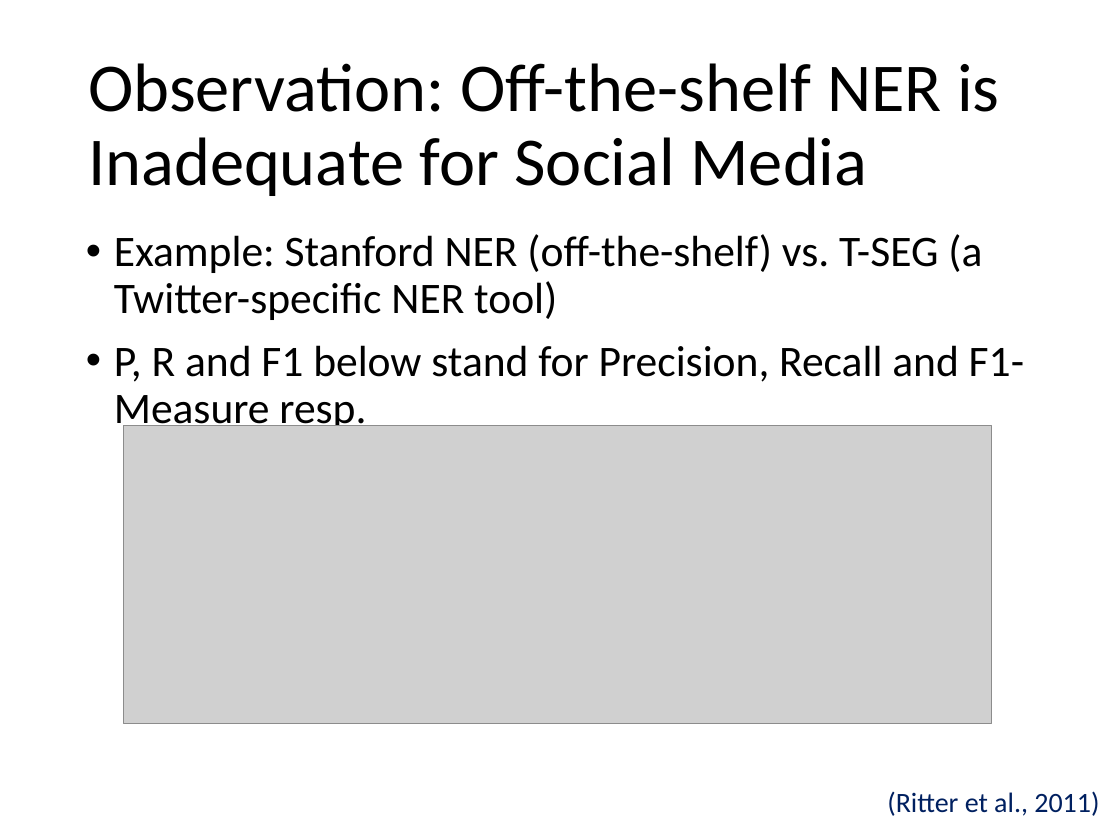
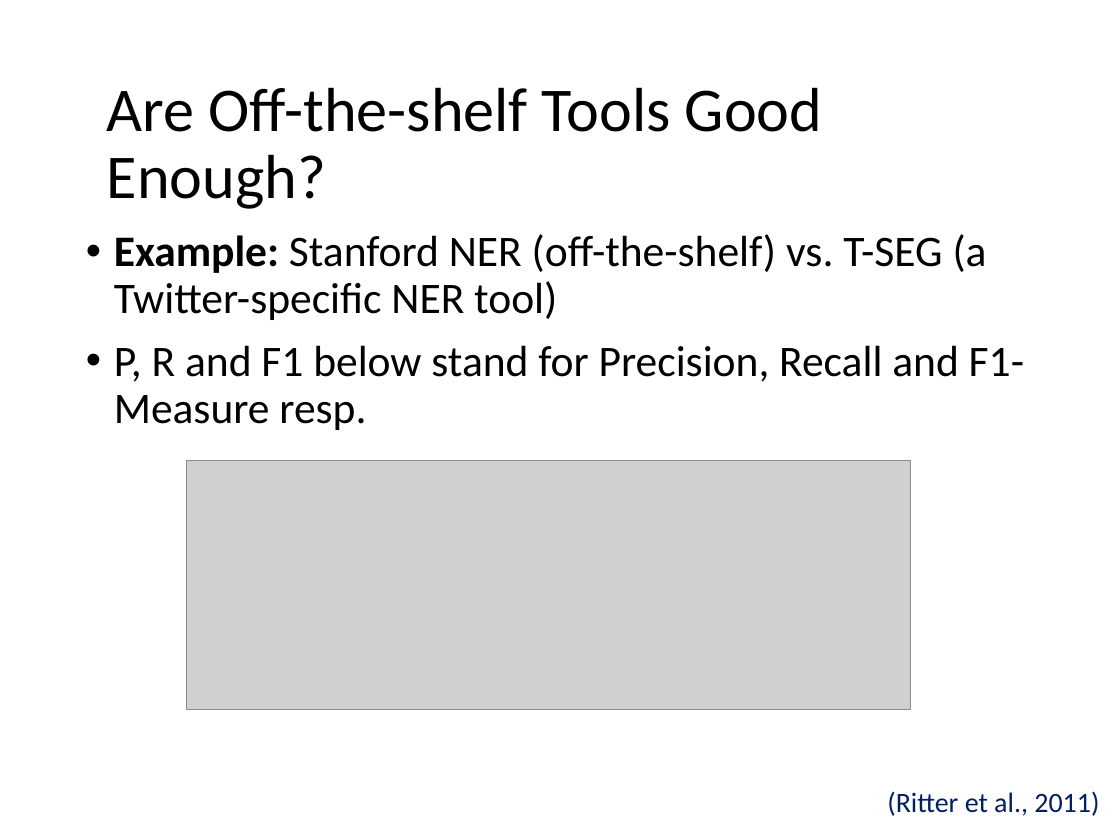
Before and after one commit to evhart/smasac-tutorial, a slide deck: slide 24 of slides/pptx/3-entity-extraction.pptx (slide 22 before the commit). Drawn at 1120x840 pixels with LibreOffice and Linux fonts; fonts in the diff are those of the drawing; grey boxes stand for pictures. Boxes give left, top, right and bottom in pixels: in the first picture for what was removed or moved away, otherwise in the second. Text is boxed around its words. In the diff, an @@ line names an element or a change of style, - is before the commit and + after.

```diff
--- a/slides/pptx/3-entity-extraction.pptx
+++ b/slides/pptx/3-entity-extraction.pptx
@@ title removed at (88, 63, 999, 196) @@
-Observation: Off-the-shelf NER is Inadequate for Social Media
@@ text added at (107, 87, 822, 209), 40 pt, text #000000 @@
+Are Off-the-shelf Tools Good Enough?
@@ text at (114, 234, 987, 320): bold on in "Example:" @@
@@ picture: place and size @@
-picture at (123, 426, 991, 724)
+picture at (187, 460, 911, 709)
```
Also in this commit, not shown: 16 other slides changed, 2 slides added, 1 other file.
